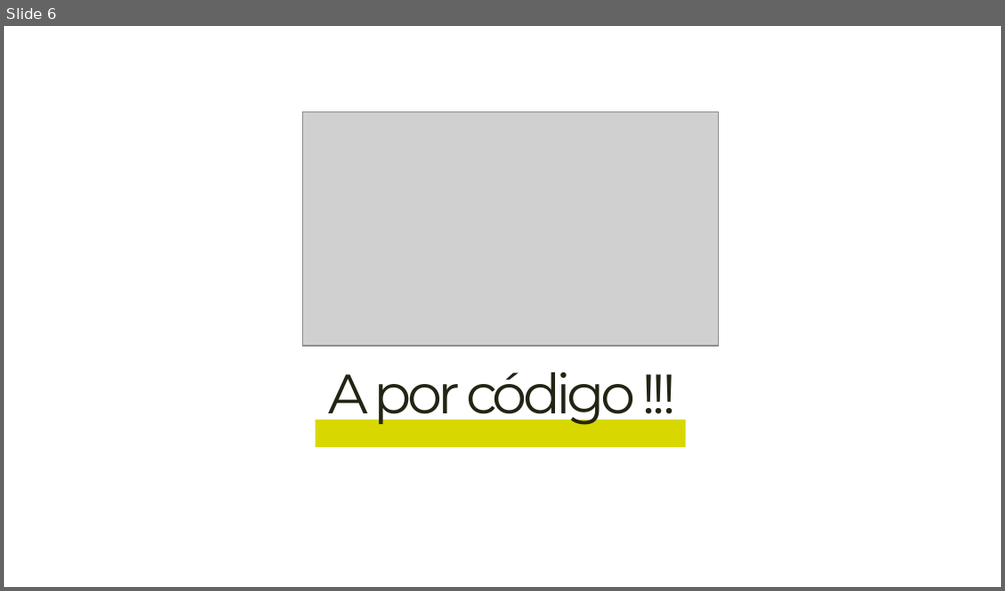
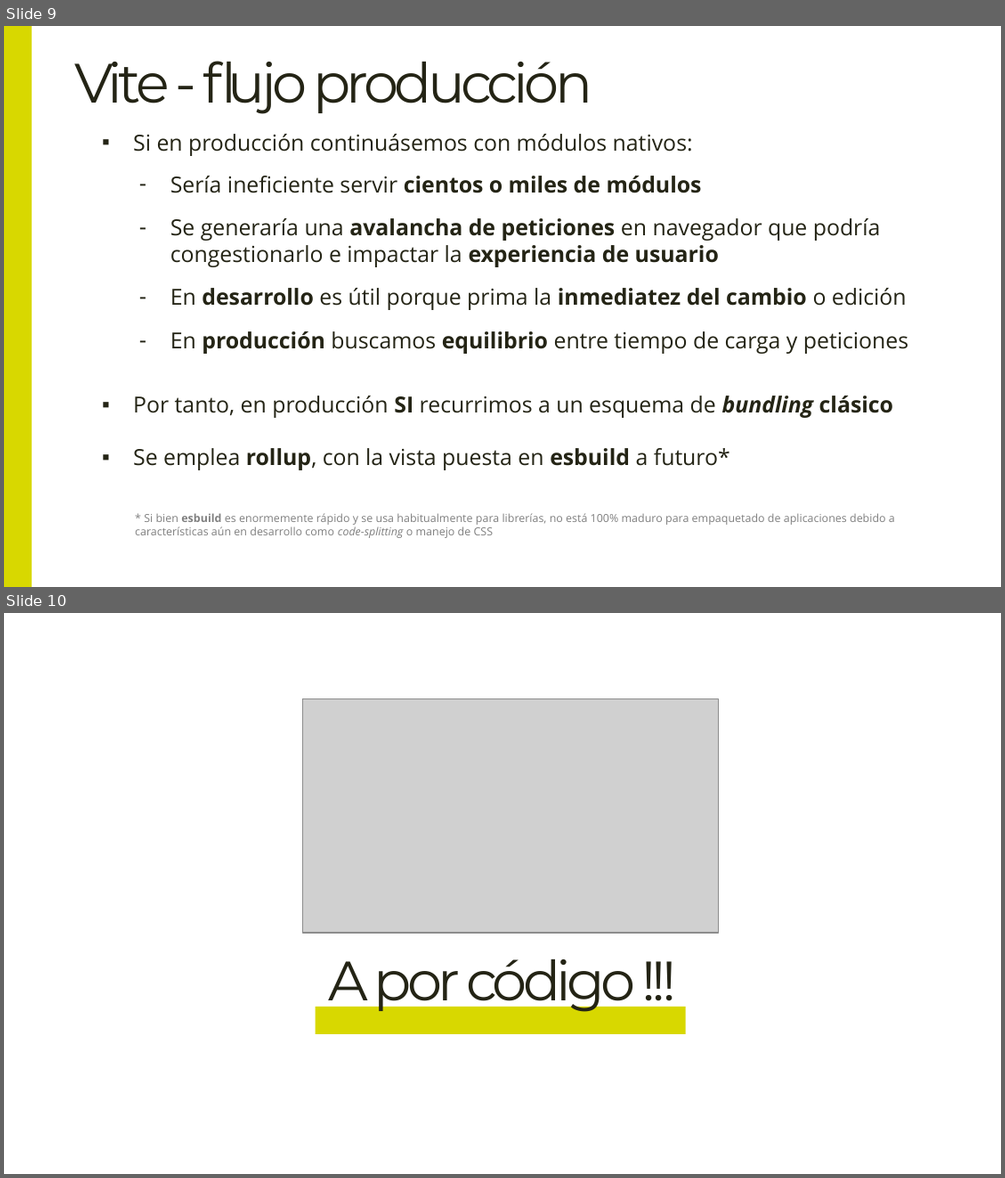
Before and after one commit to DillonGru28/Master-Frontend-Lemon, a slide deck: 03-bundling/06-vite/00-teoría/Introducción a vite.pptx. Shown one above the other, each under a label of ours: slide 6 before the commit, slides 9 and 10 after it. The pictures are 1005x591 and 1005x1178 pixels, drawn with LibreOffice and Linux fonts; fonts in the diff are those of the drawing; grey boxes stand for pictures. Boxes give left, top, right and bottom in pixels: in the first picture for what was removed or moved away, otherwise in the second. Text is boxed around its words. In the diff, an @@ line names an element or a change of style, - is before the commit and + after.

Commit message:
vite: slides teoricas completadas

```diff
--- a/03-bundling/06-vite/00-teoría/Introducción a vite.pptx
+++ b/03-bundling/06-vite/00-teoría/Introducción a vite.pptx
@@ slide 9 added at (x1=4, y1=26, x2=1001, y2=587), background #FFFFFF @@
@@ rectangle added at (x1=4, y1=26, x2=32, y2=586), fill #D8D800 @@
@@ title added at (x1=74, y1=61, x2=592, y2=114), 40 pt, text #242415 @@
+Vite - flujo producción
@@ text added at (x1=133, y1=134, x2=693, y2=156), 16 pt, text #242415 @@
+▪ Si en producción continuásemos con módulos nativos:
@@ text added at (x1=170, y1=176, x2=908, y2=354), 16 pt, text #242415 @@
+– Sería ineficiente servir cientos o miles de módulos
+– Se generaría una avalancha de peticiones en navegador que podría congestionarlo e impactar la experiencia de usuario
+– En desarrollo es útil porque prima la inmediatez del cambio o edición
+– En producción buscamos equilibrio entre tiempo de carga y peticiones
@@ text added at (x1=133, y1=395, x2=893, y2=418), 16 pt, text #242415 @@
+▪ Por tanto, en producción SI recurrimos a un esquema de bundling clásico
@@ text added at (x1=133, y1=448, x2=730, y2=470), 16 pt, text #242415 @@
+▪ Se emplea rollup, con la vista puesta en esbuild a futuro*
@@ text added at (x1=135, y1=513, x2=895, y2=538), 8 pt, text #808080 @@
+* Si bien esbuild es enormemente rápido y se usa habitualmente para librerías, no está 100% maduro para empaquetado de aplicaciones debido a características aún en desarrollo como code-splitting o manejo de CSS
@@ what was slide 6 is now slide 10 @@
```
Also in this commit, not shown: 2 slides changed, 3 other slides added.
